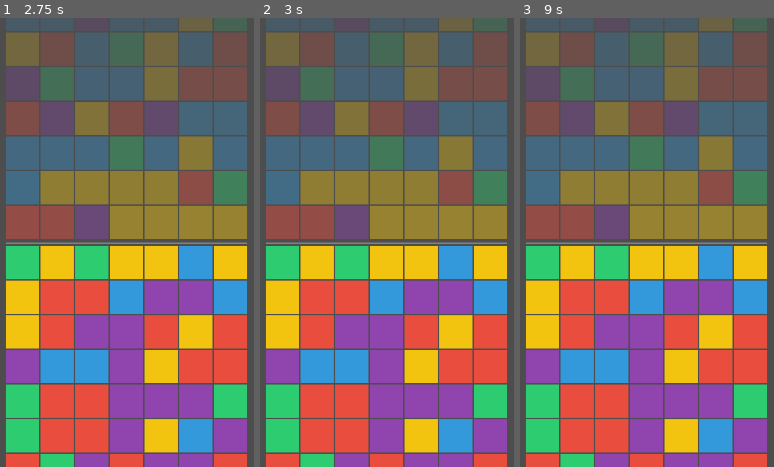
Above: before the commit, frames 1-3 (left to right).
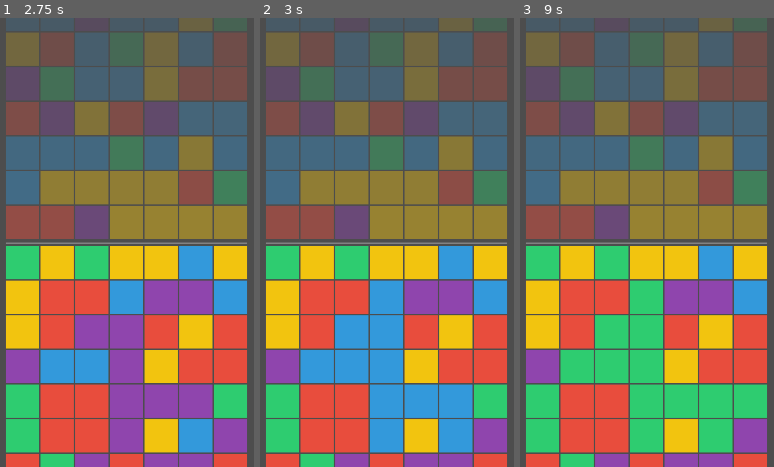
Above: after the commit, the same moments.

Repository: chodolmu/Pictory
Game: Godot game, scene res://scenes/game/game.tscn
The game is run twice, just before and just after one commit, with the same random seed, the same clock (stepped at 60 frames per second) and the same inputs. The project has no main scene, so this scene is started directly.
Inputs (mouse positions are in pixels of both pictures, inside the frame that each line leads up to):
- Up to frame 1 (2.75 s): tap Enter at 0.5, 2 s; move the mouse to (outside the picture) at 0.52 s; click (outside the picture) at 0.67 s; tap Space at 1.25 s; move the mouse to (outside the picture) at 1.27 s; click (outside the picture) at 1.42 s; move the mouse to (205, 143) at 2.02 s; click (205, 143) at 2.17 s
- Up to frame 2 (3 s): tap Space at 2.75 s; move the mouse to (346, 332) at 2.77 s; click (346, 332) at 2.92 s
- Up to frame 3 (9 s): tap Enter at 3.5 s; move the mouse to (outside the picture) at 3.52 s; click (outside the picture) at 3.67 s; tap Space at 4.25 s; move the mouse to (outside the picture) at 4.27 s; click (outside the picture) at 4.42 s; move the mouse to (687, 242) at 5.02 s; click (687, 242) at 5.17 s; move the mouse to (527, 130) at 5.77 s; click (527, 130) at 5.92 s; move the mouse to (outside the picture) at 6.52 s; click (outside the picture) at 6.67 s; move the mouse to (outside the picture) at 7.27 s; click (outside the picture) at 7.42 s; move the mouse to (725, 143) at 8.02 s; click (725, 143) at 8.17 s; move the mouse to (606, 332) at 8.77 s; click (606, 332) at 8.92 s

Frame 1 is identical in both runs. In frame 2, 6.9% of the frame differs, in the area x 29-84%, y 66-97%; in frame 3, 11%, in the area x 15-84%, y 58-97%.

Commit message:
S02: 코어 메카닉 구현 (BFS 리컬러 + 라인 파괴 + 중력)
- flood_fill.gd: BFS 연결 그룹 탐색 (main + buffer 전체 범위)
- row_destroy.gd: 행/열 완성 판정 + BFS 연결 그룹 파괴 대상 산출
- gravity.gd: column별 bottom-up compaction + buffer refill
- game_manager.gd: recolor → destroy → gravity 1-cycle 파이프라인

Co-Authored-By: Claude Sonnet 4.6 <noreply@anthropic.com>

Diff:
--- /dev/null
+++ b/scripts/core/flood_fill.gd
@@ -0,0 +1,37 @@
+class_name FloodFill
+extends RefCounted
+
+## BFS 기반 연결 그룹 탐색 유틸리티.
+## main grid + buffer 영역 전체를 탐색 범위로 한다.
+## static 함수로 구현하여 stateless 유틸리티로 사용.
+
+static func flood_fill(grid: Grid, start_x: int, start_y: int) -> Array:
+	var start_cell = grid.get_cell(start_x, start_y)
+	if start_cell == null or start_cell.color == -1:
+		return []
+
+	var target_color = start_cell.color
+	var visited: Dictionary = {}
+	var result: Array = []
+	var queue: Array = [Vector2i(start_x, start_y)]
+	visited[Vector2i(start_x, start_y)] = true
+
+	var directions = [
+		Vector2i(0, -1),  # 상
+		Vector2i(0, 1),   # 하
+		Vector2i(-1, 0),  # 좌
+		Vector2i(1, 0),   # 우
+	]
+
+	while queue.size() > 0:
+		var pos = queue.pop_front()
+		var cell = grid.get_cell(pos.x, pos.y)
+		if cell != null and cell.color == target_color:
+			result.append(cell)
+			for dir in directions:
+				var next = pos + dir
+				if not visited.has(next) and grid.is_valid_coord(next.x, next.y):
+					visited[next] = true
+					queue.append(next)
+
+	return result
--- /dev/null
+++ b/scripts/core/gravity.gd
@@ -0,0 +1,45 @@
+class_name Gravity
+extends RefCounted
+
+## 파괴 후 빈 셀을 채우는 중력 시스템.
+## 열별로 독립적으로 bottom-up compaction 수행.
+## buffer → main 방향으로 낙하, 빈 buffer는 랜덤 색상으로 refill.
+
+static func apply(grid: Grid) -> void:
+	for x in range(grid.grid_size):
+		_compact_column(grid, x)
+	_refill_buffer(grid)
+
+static func _compact_column(grid: Grid, x: int) -> void:
+	# 전체 column (main + buffer)을 아래→위 순으로 순회,
+	# 비어있지 않은 셀의 색상을 수집
+	var non_empty: Array = []  # color values, bottom-to-top 순
+
+	for y in range(grid.grid_size - 1, -grid.grid_size - 1, -1):
+		var cell = grid.get_cell(x, y)
+		if cell != null and cell.color != -1:
+			non_empty.append(cell.color)
+
+	# main bottom부터 위로 채워 넣기
+	var write_y = grid.grid_size - 1
+	for color in non_empty:
+		grid.set_cell_color(x, write_y, color)
+		var cell = grid.get_cell(x, write_y)
+		if cell:
+			cell.active = (write_y >= 0)
+		write_y -= 1
+
+	# 나머지 빈 자리 -1로 마킹
+	while write_y >= -grid.grid_size:
+		grid.set_cell_color(x, write_y, -1)
+		write_y -= 1
+
+static func _refill_buffer(grid: Grid) -> void:
+	## buffer 영역 빈 셀을 랜덤 색상으로 채움.
+	## S03에서 ColorQueue 기반으로 교체 예정.
+	for y in range(-1, -grid.grid_size - 1, -1):
+		for x in range(grid.grid_size):
+			var cell = grid.get_cell(x, y)
+			if cell != null and cell.color == -1:
+				cell.color = randi() % grid.num_colors
+				cell.active = false
--- /dev/null
+++ b/scripts/core/row_destroy.gd
@@ -0,0 +1,78 @@
+class_name RowDestroy
+extends RefCounted
+
+## 행/열 완성 판정 + 파괴 대상 셀 집합 계산.
+## main area 기준으로 완성 라인을 찾고,
+
+const FloodFillScript = preload("res://scripts/core/flood_fill.gd")
+## 해당 라인과 BFS로 연결된 동색 그룹까지 파괴 대상에 포함.
+
+static func check_all(grid: Grid) -> Array:
+	var destroy_set: Dictionary = {}
+
+	# 행 검사
+	for y in range(grid.grid_size):
+		var row = grid.get_row(y)
+		if _is_line_complete(row):
+			_add_line_and_connected(grid, row, destroy_set)
+
+	# 열 검사
+	for x in range(grid.grid_size):
+		var col = grid.get_column(x)
+		if _is_line_complete(col):
+			_add_line_and_connected(grid, col, destroy_set)
+
+	return destroy_set.values()
+
+static func check_rows(grid: Grid) -> Array:
+	var destroy_set: Dictionary = {}
+	for y in range(grid.grid_size):
+		var row = grid.get_row(y)
+		if _is_line_complete(row):
+			_add_line_and_connected(grid, row, destroy_set)
+	return destroy_set.values()
+
+static func check_columns(grid: Grid) -> Array:
+	var destroy_set: Dictionary = {}
+	for x in range(grid.grid_size):
+		var col = grid.get_column(x)
+		if _is_line_complete(col):
+			_add_line_and_connected(grid, col, destroy_set)
+	return destroy_set.values()
+
+static func has_completed_lines(grid: Grid) -> bool:
+	## 빠른 체크 — chain combo(S03)에서 사용
+	for y in range(grid.grid_size):
+		if _is_line_complete(grid.get_row(y)):
+			return true
+	for x in range(grid.grid_size):
+		if _is_line_complete(grid.get_column(x)):
+			return true
+	return false
+
+# ─────────────────────────────────────────
+# 내부 헬퍼
+# ─────────────────────────────────────────
+
+static func _is_line_complete(cells: Array) -> bool:
+	if cells.size() == 0:
+		return false
+	var first_color = cells[0].color
+	if first_color == -1:
+		return false
+	for cell in cells:
+		if cell.color != first_color:
+			return false
+	return true
+
+static func _add_line_and_connected(grid: Grid, line_cells: Array, destroy_set: Dictionary) -> void:
+	for cell in line_cells:
+		var key = Vector2i(cell.x, cell.y)
+		if not destroy_set.has(key):
+			destroy_set[key] = cell
+		# BFS로 연결된 동색 그룹 추가 (buffer 포함)
+		var connected = FloodFillScript.flood_fill(grid, cell.x, cell.y)
+		for c in connected:
+			var ckey = Vector2i(c.x, c.y)
+			if not destroy_set.has(ckey):
+				destroy_set[ckey] = c
--- a/scripts/game_manager.gd
+++ b/scripts/game_manager.gd
@@ -2,8 +2,12 @@
 extends Node2D
 
 ## 게임 전체 흐름을 조율하는 최상위 매니저.
-## S01: GridView 초기화 + 터치 좌표 로그 출력만 담당.
-## S02 이후: BFS 리컬러 → 라인 파괴 → 중력 → 연쇄 파이프라인 연결.
+## S02: recolor → row/col destroy → gravity 1-cycle 파이프라인.
+
+const FloodFillScript = preload("res://scripts/core/flood_fill.gd")
+const RowDestroyScript = preload("res://scripts/core/row_destroy.gd")
+const GravityScript = preload("res://scripts/core/gravity.gd")
+## S03: chain combo + ColorQueue 연결 예정.
 
 @export var grid_size: int = 7
 @export var num_colors: int = 5
@@ -11,6 +15,8 @@
 @onready var _grid_view: GridView = $GridView
 
 var _grid: Grid
+var _processing: bool = false
+var _temp_color_index: int = 0  # S03에서 ColorQueue로 교체
 
 func _ready() -> void:
 	_grid = Grid.new()
@@ -18,6 +24,82 @@
 	_grid_view.setup(_grid)
 	_grid_view.cell_touched.connect(_on_cell_touched)
 
+# ─────────────────────────────────────────
+# 입력 처리
+# ─────────────────────────────────────────
+
 func _on_cell_touched(x: int, y: int) -> void:
-	print("Touched: ", x, ", ", y)
-	# S02에서 BFS 리컬러 로직 연결 예정
+	if _processing:
+		return
+
+	var cell = _grid.get_cell(x, y)
+	if cell == null or cell.color == -1:
+		return
+
+	var active_color = _get_next_color()
+
+	# Same-color guard
+	if cell.color == active_color:
+		print("Same color — no action")
+		return
+
+	_processing = true
+	_grid_view.lock_input()
+
+	# 1. BFS recolor
+	var group = FloodFillScript.flood_fill(_grid, x, y)
+	for c in group:
+		_grid.set_cell_color(c.x, c.y, active_color)
+	print("Recolor group size: ", group.size())
+
+	_grid_view.refresh()
+
+	# 2. Destroy + Gravity 1-cycle
+	_do_destroy_gravity_cycle()
+
+	_processing = false
+	_grid_view.unlock_input()
+
+# ─────────────────────────────────────────
+# 코어 파이프라인
+# ─────────────────────────────────────────
+
+func _do_destroy_gravity_cycle() -> void:
+	var destroy_set = RowDestroyScript.check_all(_grid)
+
+	if destroy_set.size() == 0:
+		print("No completed lines")
+		return
+
+	print("Completed lines found — destroying ", destroy_set.size(), " cells")
+
+	# 파괴 (color → -1)
+	for cell in destroy_set:
+		_grid.set_cell_color(cell.x, cell.y, -1)
+
+	_grid_view.refresh()
+
+	# Gravity
+	GravityScript.apply(_grid)
+
+	_grid_view.refresh()
+	print("Cycle complete")
+
+# ─────────────────────────────────────────
+# 임시 색상 (S03에서 ColorQueue로 교체)
+# ─────────────────────────────────────────
+
+func _get_next_color() -> int:
+	_temp_color_index = (_temp_color_index + 1) % _grid.num_colors
+	return _temp_color_index
+
+# ─────────────────────────────────────────
+# 디버그 헬퍼
+# ─────────────────────────────────────────
+
+func _debug_set_row(y: int, color: int) -> void:
+	for x in range(_grid.grid_size):
+		_grid.set_cell_color(x, y, color)
+	# 마지막 셀만 다른 색 (완성 직전 상태)
+	_grid.set_cell_color(_grid.grid_size - 1, y, (color + 1) % _grid.num_colors)
+	_grid_view.refresh()
